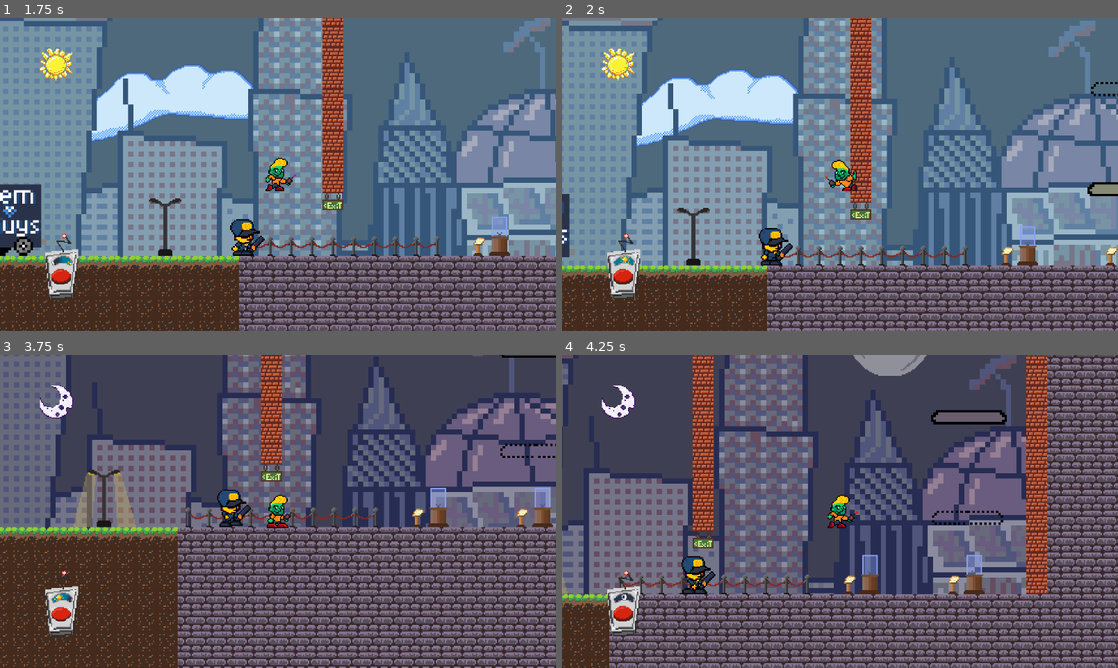
Above: before the commit, frames 1-4 (two rows, left to right).
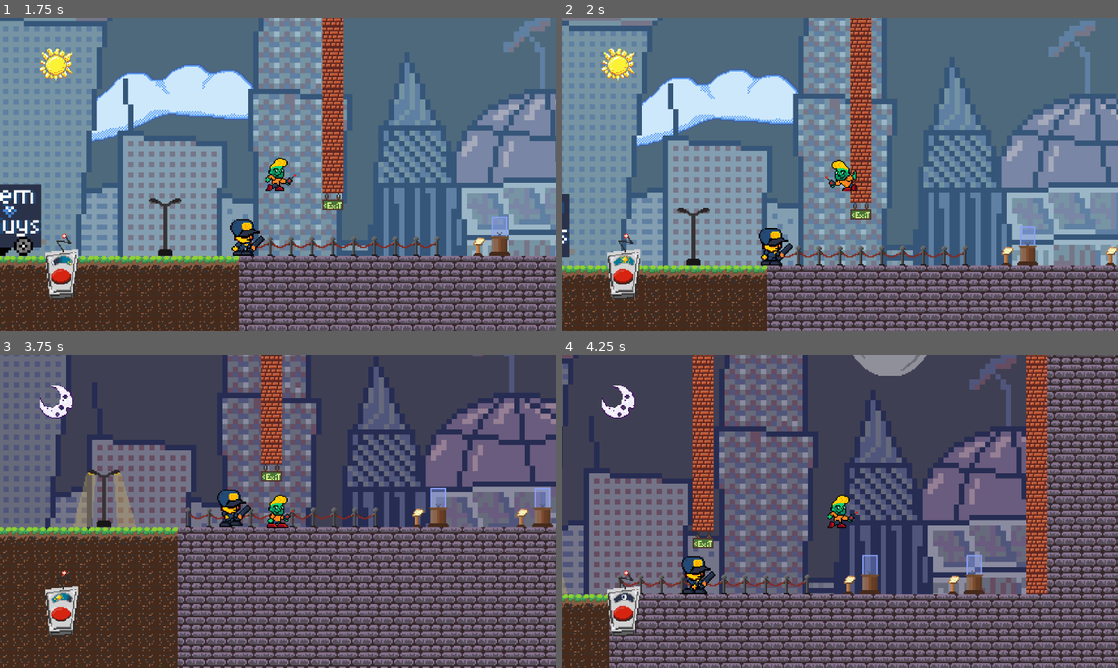
Above: after the commit, the same moments.

Repository: noble-squared/Colorado-Game-Jam
Game: Godot game, scene res://Scenes/levels/JackM_level_1.tscn
Same seed, same stepped clock (60 frames per second), same inputs: the game is played once before the commit and once after it. This scene is started directly instead of the project's main scene.
Inputs:
- Up to frame 1 (1.75 s): hold D (Right) from 0.53 s (still down); tap Space (SwapTime) at 0.6, 1.35 s; tap W (Jump) at 0.77, 1.52 s
- Up to frame 2 (2 s): keep holding D (Right)
- Up to frame 3 (3.75 s): release D (Right) at 2.03 s; hold A (Left) 2.03-2.78 s; tap Space (SwapTime) at 2.1, 2.85, 3.6 s; hold D (Right) from 2.78 s (still down); tap W (Jump) at 3.02 s
- Up to frame 4 (4.25 s): keep holding D (Right); tap W (Jump) at 3.77 s

Frame 1 is identical in both runs. In frame 2, 0.3% of the frame differs, in the area x 94-100%, y 20-57%; in frame 3, 0.2%; in frame 4, 0.7%, in the area x 66-80%, y 17-55%.

Commit message:
Minor changes to initial platforms state

Diff:
--- a/Scenes/platform.tscn
+++ b/Scenes/platform.tscn
@@ -36,24 +36,16 @@
 script = ExtResource("1_kheec")
 
 [node name="DayLayer" type="TileMapLayer" parent="." unique_id=412382431]
-visible = false
 position = Vector2(-6.4373016e-06, -4.7683713e-07)
 scale = Vector2(0.99999994, 0.99999994)
-tile_map_data = PackedByteArray(0, 0, 255, 255, 255, 255, 2, 0, 0, 0, 0, 0, 0, 0, 0, 0, 255, 255, 2, 0, 0, 0, 0, 0, 0, 16)
-enabled = false
 tile_set = SubResource("TileSet_mlqre")
 
 [node name="NightLayer" type="TileMapLayer" parent="." unique_id=1099817172]
-visible = false
 position = Vector2(-6.4373016e-06, -4.7683713e-07)
 scale = Vector2(0.99999994, 0.99999994)
-tile_map_data = PackedByteArray(0, 0, 255, 255, 255, 255, 2, 0, 1, 0, 0, 0, 0, 16, 0, 0, 255, 255, 2, 0, 1, 0, 0, 0, 0, 0)
-enabled = false
 tile_set = SubResource("TileSet_mlqre")
 
 [node name="DisabledLayer" type="TileMapLayer" parent="." unique_id=537860606]
-visible = false
 position = Vector2(-6.4373016e-06, -4.7683713e-07)
 scale = Vector2(0.99999994, 0.99999994)
-tile_map_data = PackedByteArray(0, 0, 255, 255, 255, 255, 2, 0, 2, 0, 1, 0, 0, 16, 0, 0, 255, 255, 2, 0, 2, 0, 1, 0, 0, 0)
 tile_set = SubResource("TileSet_mlqre")
--- a/Scripts/platform.gd
+++ b/Scripts/platform.gd
@@ -15,6 +15,7 @@
 	print(type)
 	Globals.connect("DaySwapped", _on_day_swapped)
 	Globals.connect("NightSwapped", _on_night_swapped)
+	disableLayers()
 	_on_day_swapped()
 
 # Called every frame. 'delta' is the elapsed time since the previous frame.
@@ -42,3 +43,9 @@
 		night_layer.visible = true
 		night_layer.enabled = true
 		disabled_layer.visible = false
+
+func disableLayers():
+	night_layer.enabled = false
+	night_layer.visible = false
+	day_layer.enabled = false
+	day_layer.visible = false
